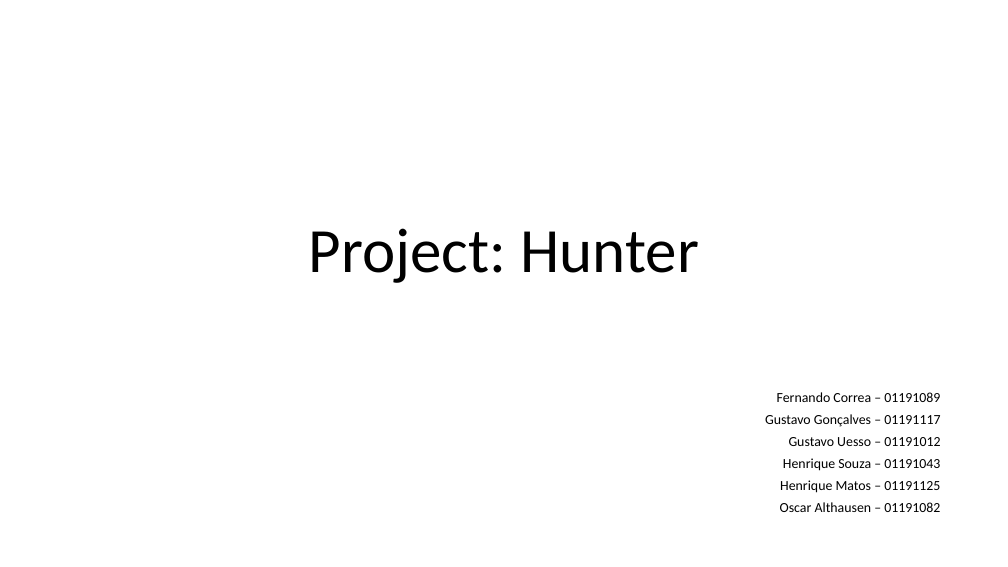
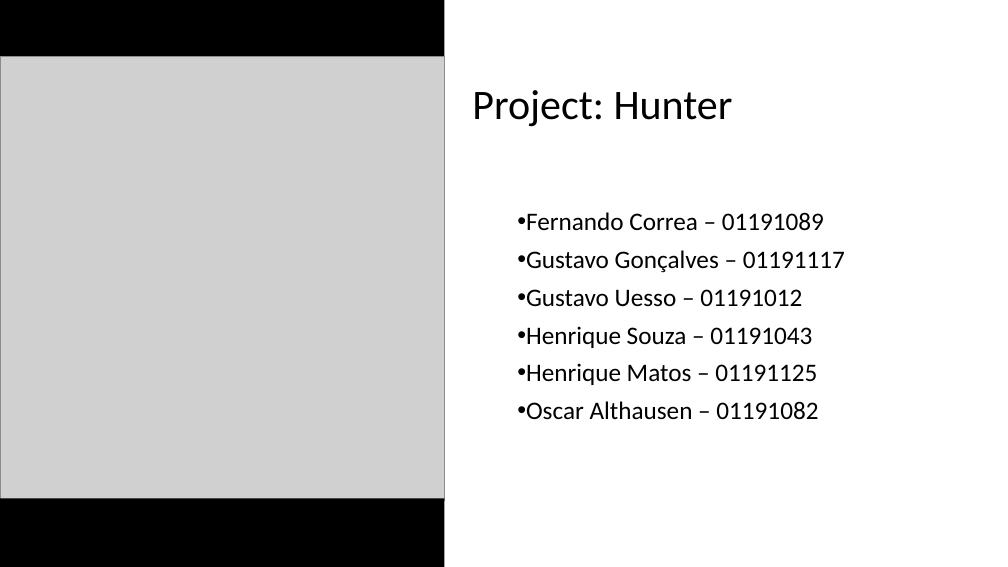
Before and after one commit to BandTec/project-hunter, a slide deck: slide 1 of Documentação/Apresentação - Sprint 3.pptx. Drawn at 1008x567 pixels with LibreOffice and Linux fonts; fonts in the diff are those of the drawing; grey boxes stand for pictures. Boxes give left, top, right and bottom in pixels: in the first picture for what was removed or moved away, otherwise in the second. Text is boxed around its words. In the diff, an @@ line names an element or a change of style, - is before the commit and + after.

Commit message:
PPT

```diff
--- a/Documentação/Apresentação - Sprint 3.pptx
+++ b/Documentação/Apresentação - Sprint 3.pptx
@@ rectangle added at bbox=[0, 0, 445, 56], fill #000000 @@
@@ picture added at bbox=[0, 56, 445, 501] @@
@@ title "Project: Hunter": place and size @@
-title "Project: Hunter" at bbox=[309, 228, 699, 283]
+title "Project: Hunter" at bbox=[472, 90, 733, 127]
@@ title "Project: Hunter" at bbox=[472, 90, 733, 127]: size 60 to 40 pt; alignment centre to left; vertical alignment bottom to middle @@
@@ subtitle "Fernando Correa – 01191089": place and size @@
-subtitle "Fernando Correa – 01191089" at bbox=[765, 392, 940, 512]
+subtitle "Fernando Correa – 01191089" at bbox=[526, 212, 845, 420]
@@ subtitle "Fernando Correa – 01191089" at bbox=[526, 212, 845, 420]: size 13.2 to 24 pt; alignment right to left; bullet none to •; line spacing 0.7 to 0.9 @@
@@ rectangle added at bbox=[0, 498, 445, 567], fill #000000 @@
```
Also in this commit, not shown: 1 other slide changed, 1 slide added, 1 slide removed, 1 other file.
